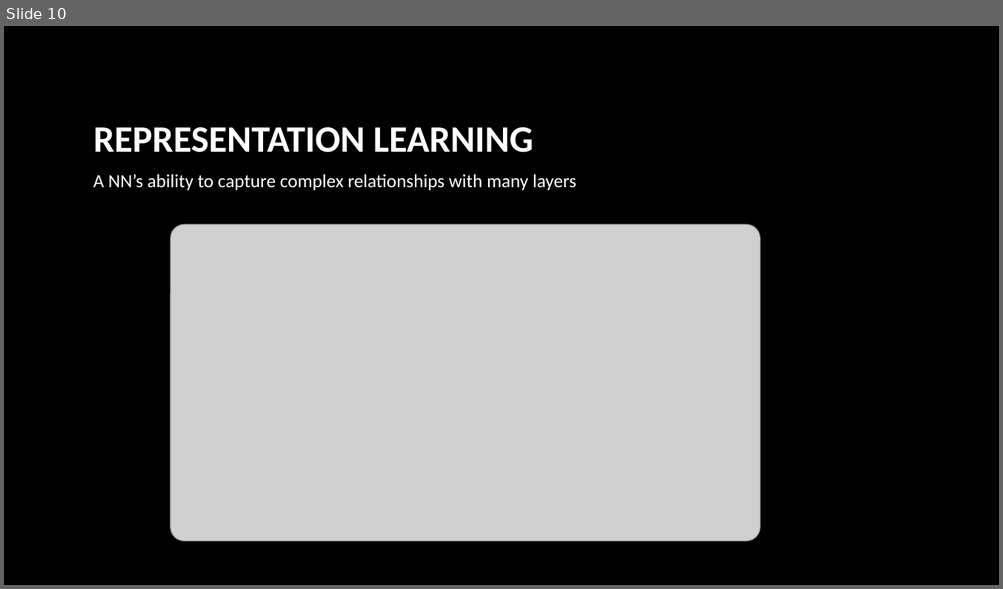
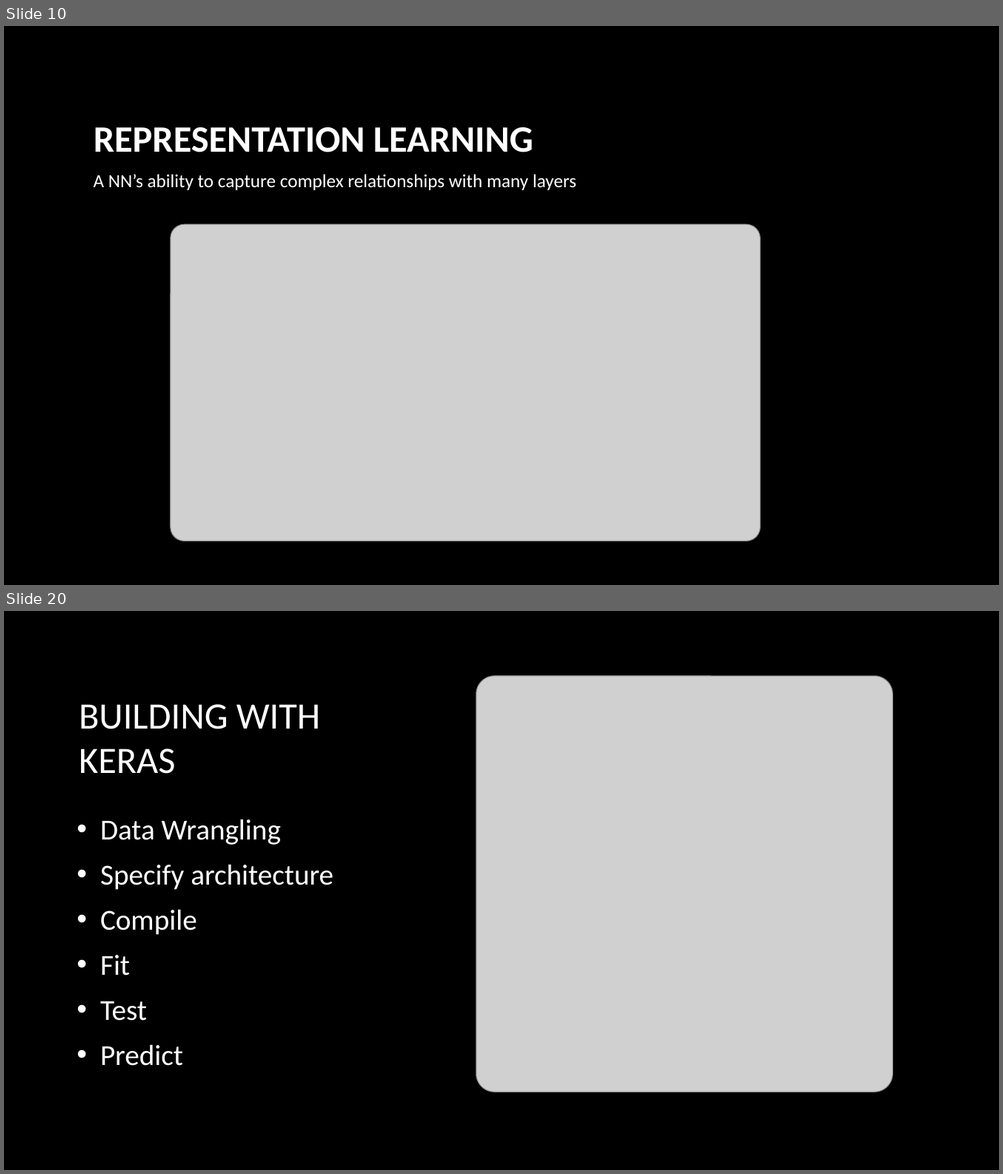
Before and after one commit to josiahcoad/IntroNeuralNetworks, a slide deck: Presentations/presentation_chapter1.pptx. Shown one above the other, each under a label of ours: slide 10 before the commit, slides 10 and 20 after it; the slides between them are not shown. The pictures are 1003x589 and 1003x1174 pixels, drawn with LibreOffice and Linux fonts; fonts in the diff are those of the drawing; grey boxes stand for pictures; background and template pictures are left out. Boxes give left, top, right and bottom in pixels: in the first picture for what was removed or moved away, otherwise in the second. Text is boxed around its words. In the diff, an @@ line names an element or a change of style, - is before the commit and + after.

```diff
--- a/Presentations/presentation_chapter1.pptx
+++ b/Presentations/presentation_chapter1.pptx
@@ slide 20 added at (4, 611, 999, 1170), background picture (left out) @@
@@ picture added at (476, 676, 893, 1092) @@
@@ title added at (79, 704, 320, 774), 36 pt, text #FFFFFF @@
+BUILDING WITH KERAS
@@ text added at (100, 819, 333, 1066), 28 pt, text #FFFFFF @@
+• Data Wrangling
+• Specify architecture
+• Compile
+• Fit
+• Test
+• Predict
```
Also in this commit, not shown: 14 other slides added, 3 other files.
